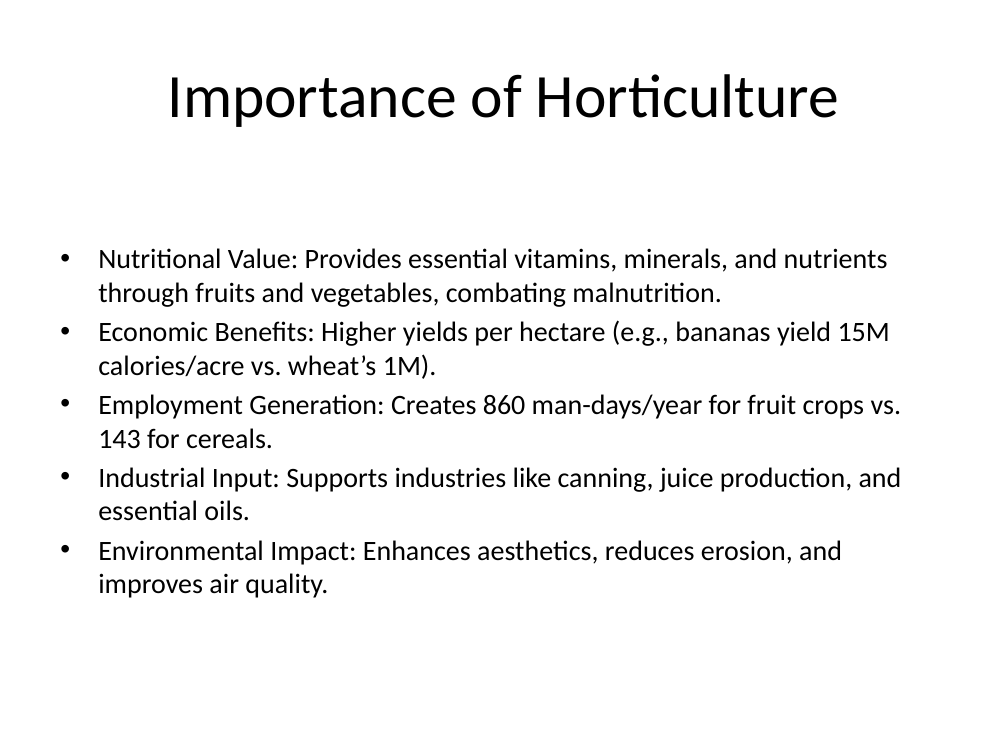
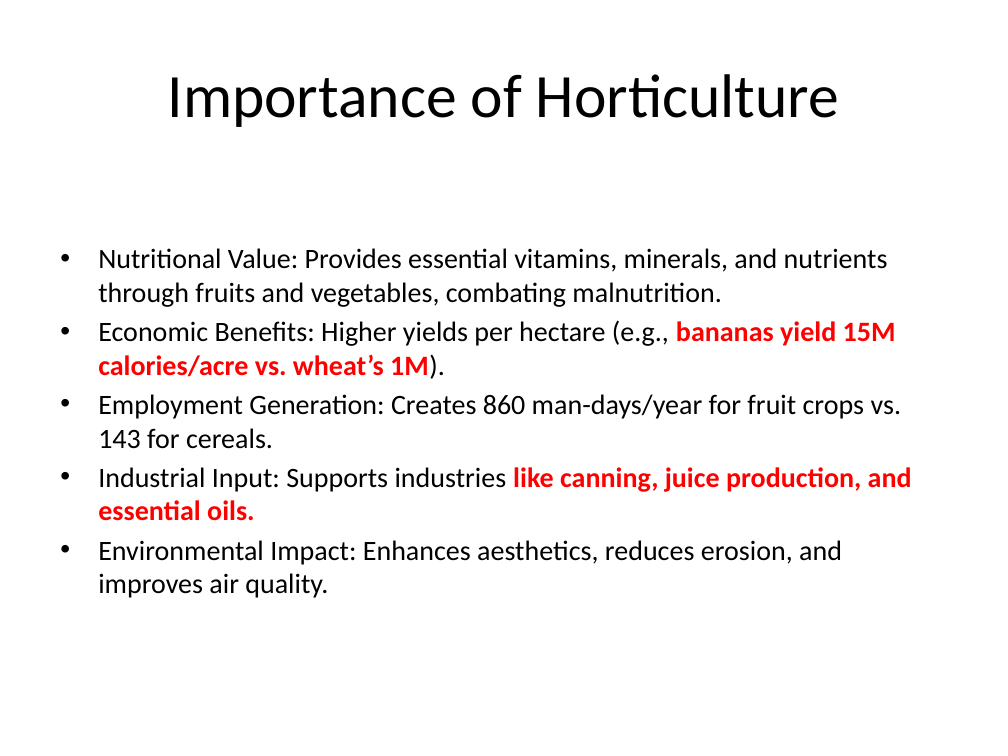
Before and after one commit to bikas-basnet/Class-1-1-slides-, a slide deck: slide 6 of Horticulture_in_Nepal (2).pptx. Drawn at 1008x756 pixels with LibreOffice and Linux fonts; fonts in the diff are those of the drawing. Boxes give left, top, right and bottom in pixels: in the first picture for what was removed or moved away, otherwise in the second. Text is boxed around its words. In the diff, an @@ line names an element or a change of style, - is before the commit and + after.

```diff
--- a/Horticulture_in_Nepal (2).pptx
+++ b/Horticulture_in_Nepal (2).pptx
@@ text at box(98, 320, 912, 521): text colour #000000 to #FF0000, bold on in "bananas yield 15M calories/acre vs. wheat’s 1M).", "like canning, juice production, and essential oils." @@
```
Also in this commit, not shown: 4 other slides changed, 3 slides added.
